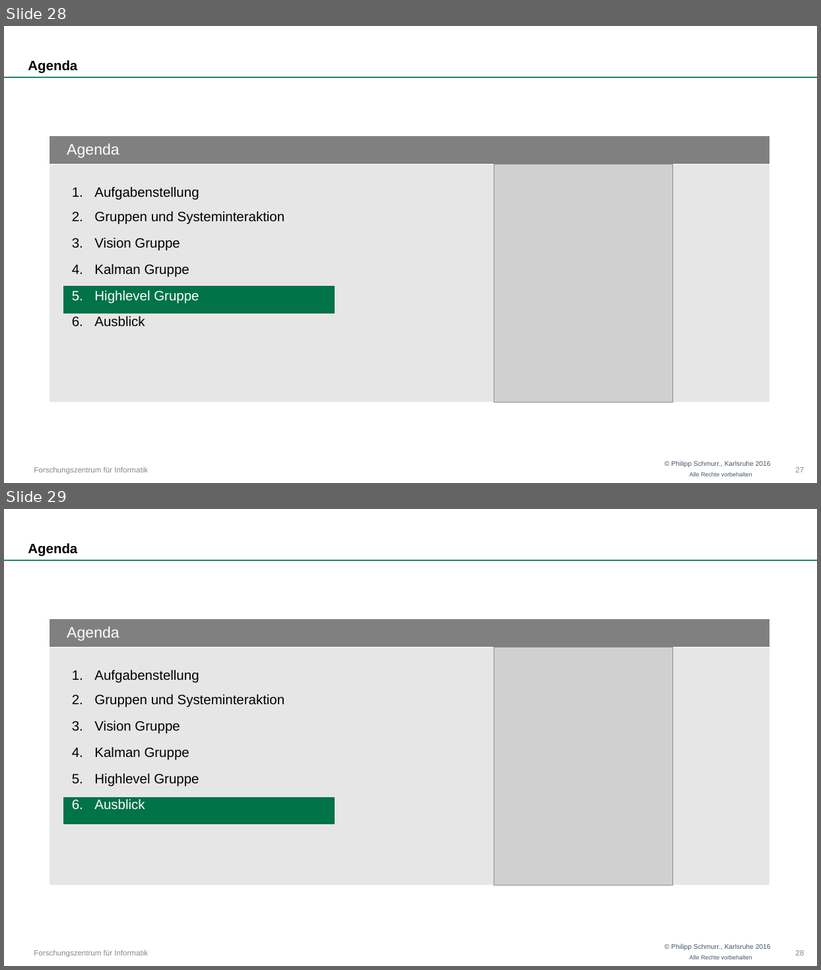
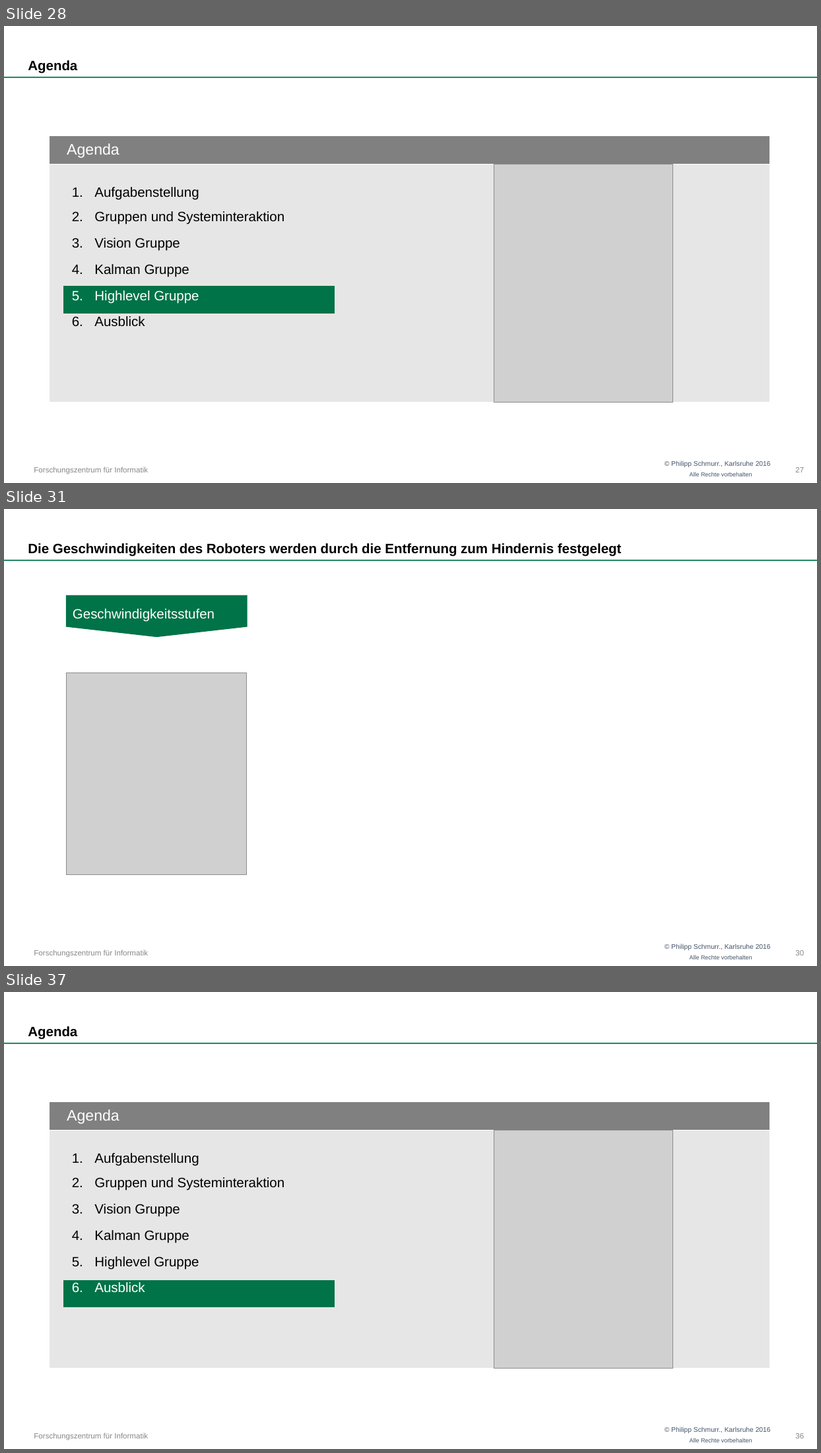
Before and after one commit to OtonoKakuei/robprak1516-documentation, a slide deck: robprak1516-presentation.pptx. Shown one above the other, each under a label of ours: slides 28 and 29 before the commit, slides 28, 31 and 37 after it; the slides between them are not shown. The pictures are 821x970 and 821x1453 pixels, drawn with LibreOffice and Linux fonts; fonts in the diff are those of the drawing; grey boxes stand for pictures; background and template pictures are left out. Boxes give left, top, right and bottom in pixels: in the first picture for what was removed or moved away, otherwise in the second. Text is boxed around its words. In the diff, an @@ line names an element or a change of style, - is before the commit and + after.

```diff
--- a/robprak1516-presentation.pptx
+++ b/robprak1516-presentation.pptx
@@ slide 31 added at box(4, 509, 817, 966), background #FFFFFF; not listed: 4 template elements that a slide beside it also shows @@
@@ title added at box(28, 543, 622, 557), 16 pt, text #000000, bold @@
+Die Geschwindigkeiten des Roboters werden durch die Entfernung zum Hindernis festgelegt
@@ pentagon arrow added at box(67, 595, 247, 636), fill #007348, outline #007348 1.5 pt, 16 pt, text #FFFFFF @@
+Geschwindigkeitsstufen
@@ picture added at box(67, 673, 247, 875) @@
@@ page number added at box(795, 951, 804, 956), 9 pt, text #868889 @@
+30
@@ what was slide 29 is now slide 37 @@
```
Also in this commit, not shown: 7 other slides added.
